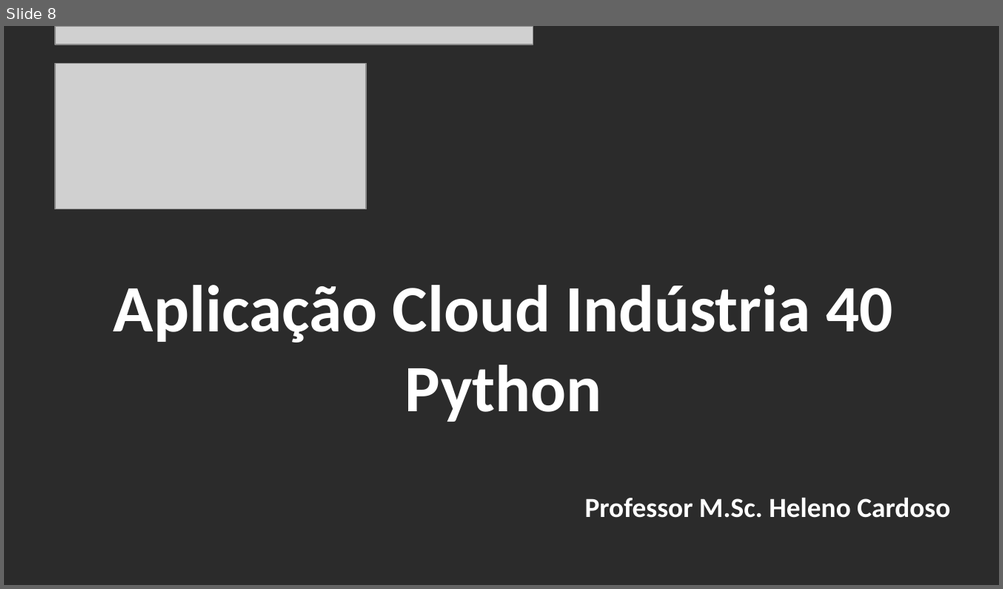
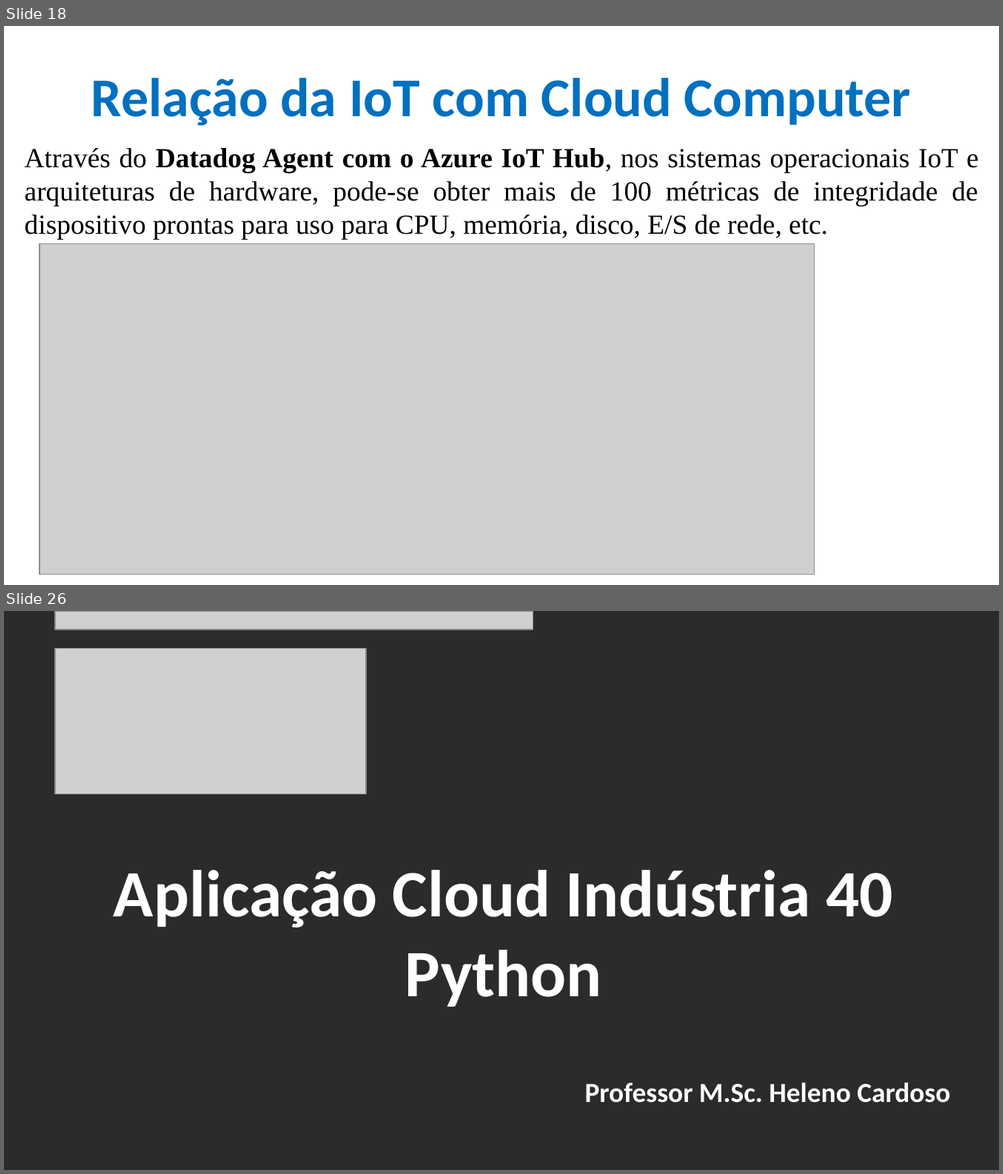
Before and after one commit to CloudEducationBrazil/WydenArea1AplicacaoCloudIndustria40Python, a slide deck: 01 Classes/Aula 09 - Aplicação Cloud Indústria 40 Python IoT - Integração Cloud IoT Características Relevantes.pptx. Shown one above the other, each under a label of ours: slide 8 before the commit, slides 18 and 26 after it; the slides between them are not shown. The pictures are 1003x589 and 1003x1174 pixels, drawn with LibreOffice and Linux fonts; fonts in the diff are those of the drawing; grey boxes stand for pictures; background and template pictures are left out; a plain dark background stands for a picture behind light text. Boxes give left, top, right and bottom in pixels: in the first picture for what was removed or moved away, otherwise in the second. Text is boxed around its words. In the diff, an @@ line names an element or a change of style, - is before the commit and + after.

Commit message:
Aula 09 Cloud IoT Python Indústria 4.0 e Outros 09maio2023

```diff
--- a/01 Classes/Aula 09 - Aplicação Cloud Indústria 40 Python IoT - Integração Cloud IoT Características Relevantes.pptx
+++ b/01 Classes/Aula 09 - Aplicação Cloud Indústria 40 Python IoT - Integração Cloud IoT Características Relevantes.pptx
@@ slide 18 added at (4, 26, 999, 585), background picture (left out) @@
@@ title added at (91, 78, 910, 126), 39.6 pt, text #0070C0, bold @@
+Relação da IoT com Cloud Computer
@@ text added at (25, 148, 979, 239), 20 pt, text #000000 @@
+Através do Datadog Agent com o Azure IoT Hub, nos sistemas operacionais IoT e arquiteturas de hardware, pode-se obter mais de 100 métricas de integridade de dispositivo prontas para uso para CPU, memória, disco, E/S de rede, etc.
@@ picture added at (40, 244, 814, 575) @@
@@ what was slide 8 is now slide 26 @@
```
Also in this commit, not shown: 5 slides changed, 19 other slides added, 2 slides removed, 4 other files.
